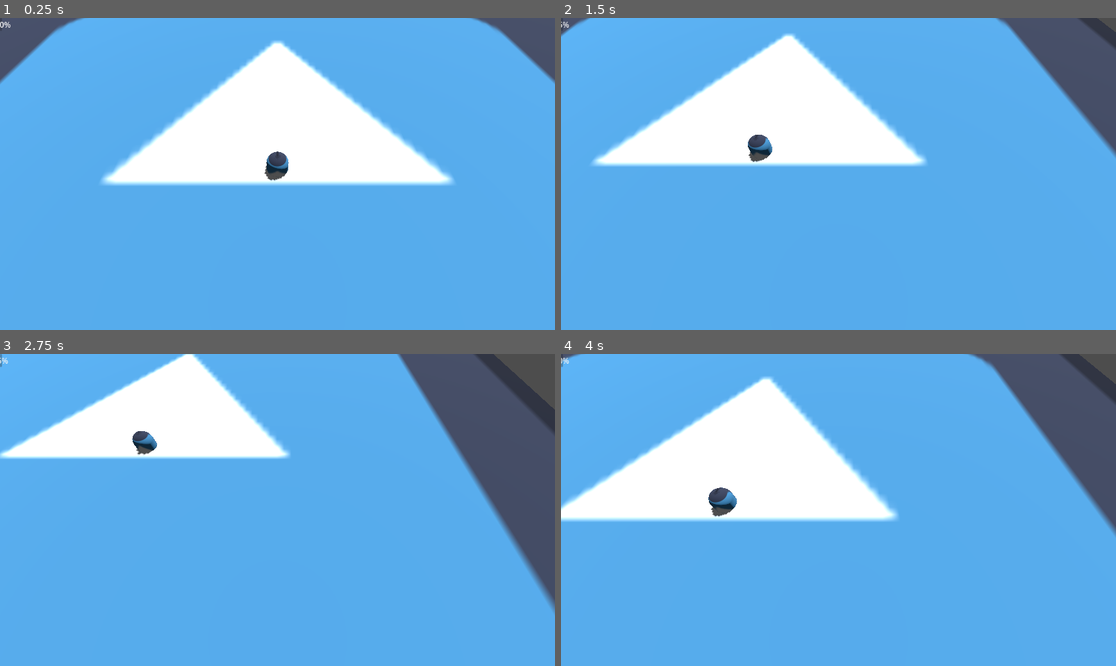
Above: before the commit, frames 1-4 (two rows, left to right).
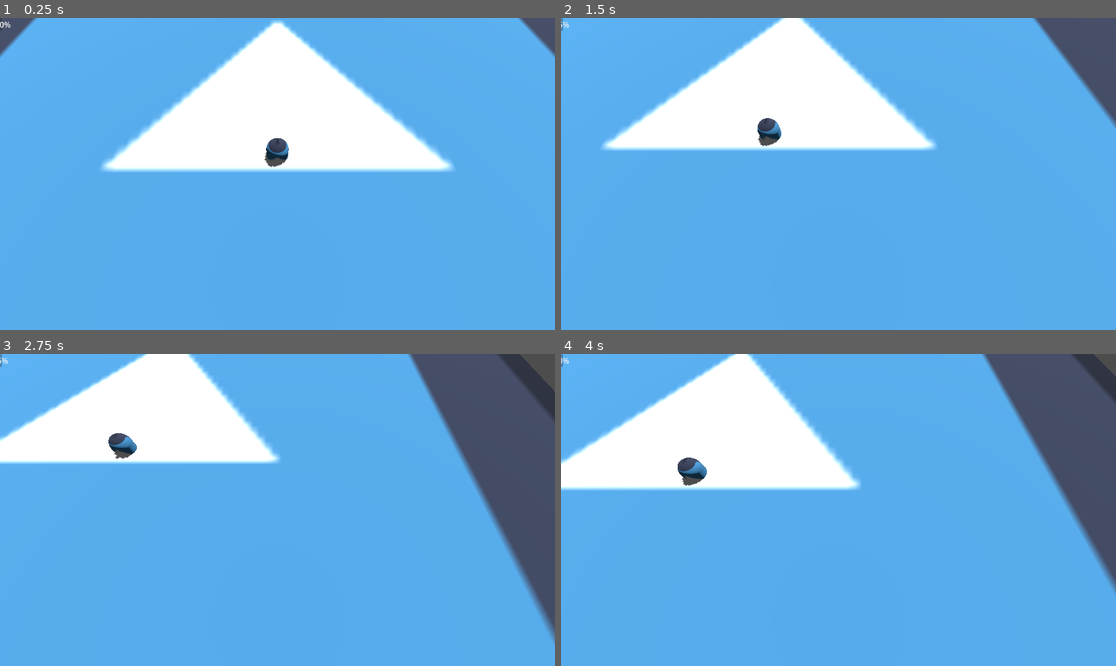
Above: after the commit, the same moments.

Repository: toledosq/godot_zombies
Game: Godot game, scene res://scenes/Main.tscn
The game is run twice, just before and just after one commit, with the same random seed, the same clock (stepped at 60 frames per second) and the same inputs. The engine's default icon, where the game draws it, is replaced by a stand-in: a white triangle on a blue panel in a dark square.
Inputs (mouse positions are in pixels of both pictures, inside the frame that each line leads up to):
- Up to frame 1 (0.25 s): no input
- Up to frame 2 (1.5 s): tap Enter at 0.5 s; move the mouse to (960, 158) at 0.52 s; hold D (move_right) 0.53-1.28 s; tap J (test_damage) at 0.6 s; move the mouse to (727, 189) at 1.27 s; hold S (move_back) from 1.28 s (still down); tap K (test_heal) at 1.35 s
- Up to frame 3 (2.75 s): move the mouse to (333, 441) at 2.02 s; release S (move_back) at 2.03 s; hold D (move_right) from 2.03 s (still down); tap J (test_damage) at 2.1 s
- Up to frame 4 (4 s): move the mouse to (810, 572) at 2.77 s; release D (move_right) at 2.78 s; hold W (move_forward) 2.78-3.53 s; tap K (test_heal) at 2.85 s; move the mouse to (1005, 556) at 3.52 s; hold A (move_left) from 3.53 s (still down); tap J (test_damage) at 3.6 s

The runs differ from the first frame. In frame 1, 10% of the frame differs, in the area x 0-100%, y 0-54%; in frame 2, 11%; in frame 3, 7.8%; in frame 4, 16%, in the area x 0-100%, y 0-78%.

Commit message:
Finally fixed the camera!

Diff:
--- a/scripts/camera_rig.gd
+++ b/scripts/camera_rig.gd
@@ -2,48 +2,52 @@
 
 @export var camera_distance := 10.0
 @export var camera_rotation := 60.0
+@export var pan_limit := 3.0 # Maximum offset in meters
+@export var pan_speed := 5.0 # Smooth movement speed
 @export var target_node: Node3D
 
 @onready var camera: Camera3D = $Camera3D
 
-# Precomputed static offset direction
 var initial_offset: Vector3
 var player_height_offset: Vector3 = Vector3(0, -1.5, 0)
+var current_pan_offset: Vector3 = Vector3.ZERO
 
 func _ready():
-	# Compute the camera pitch vector just once
 	var pitch = deg_to_rad(camera_rotation)
 	initial_offset = Vector3(0, sin(pitch), cos(pitch)) * camera_distance
-
 	if target_node:
 		set_target(target_node)
 
-func _physics_process(_delta: float) -> void:
+func _process(delta: float) -> void:
 	if not target_node:
 		return
+	_update_position(delta)
 
-	_update_position()
-
-func _process(_delta: float) -> void:
-	if not target_node:
-		return
-
-	_update_position()
-
-func _update_position() -> void:
-	# Desired camera rig position relative to target
+func _update_position(delta: float) -> void:
+	# Base position relative to target
 	var target_pos = target_node.global_position + player_height_offset
 	var desired_pos = target_pos + initial_offset
 
-	# Update the rig's global transform directly
-	global_position = desired_pos
-	global_rotation = Vector3.ZERO  # Keep camera rig rotation fixed
+	# Get viewport size and mouse position
+	var viewport_size = get_viewport().get_visible_rect().size
+	var mouse_pos = get_viewport().get_mouse_position()
 
-	# Make camera look at the target with offset
-	camera.look_at(target_pos, Vector3.UP)
+	# Calculate offset from center (-1 to 1)
+	var offset_from_center = (mouse_pos - viewport_size * 0.5) / (viewport_size * 0.5)
 
-func set_target(target):
+	# Scale directly by pan_limit (no normalization)
+	var pan_offset = Vector3(offset_from_center.x, 0, offset_from_center.y) * pan_limit
+	pan_offset.y = 0  # Keep camera on XZ plane
+
+	# Smoothly interpolate to new offset
+	current_pan_offset = current_pan_offset.lerp(pan_offset, pan_speed * delta)
+
+	# Apply offset to camera rig position
+	global_position = desired_pos + current_pan_offset
+	global_rotation = Vector3.ZERO
+
+
+func set_target(target: Node3D):
 	target_node = target
-	# Snap rig and camera immediately to target
 	global_position = target_node.global_position + initial_offset
 	camera.look_at(target_node.global_position + player_height_offset, Vector3.UP)
